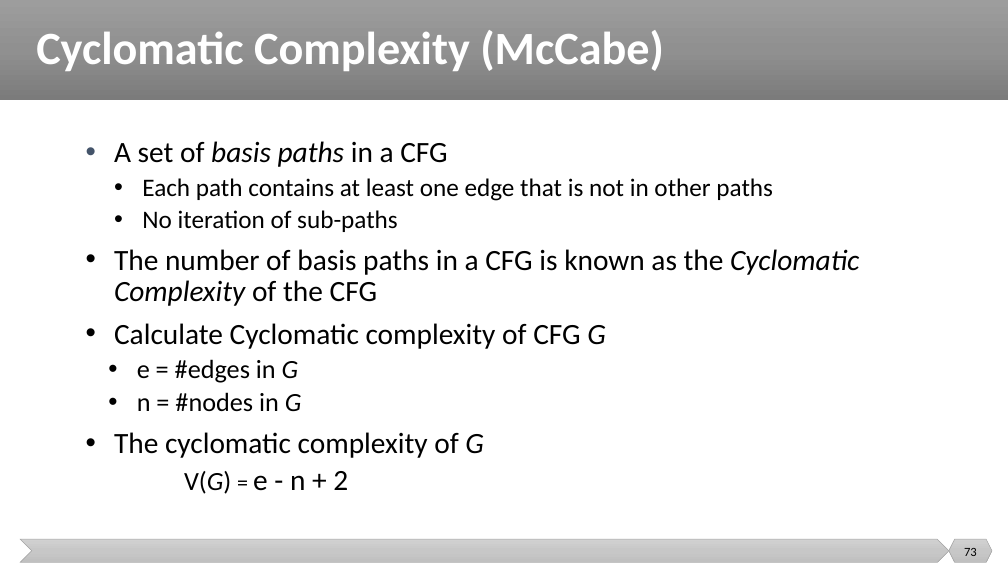
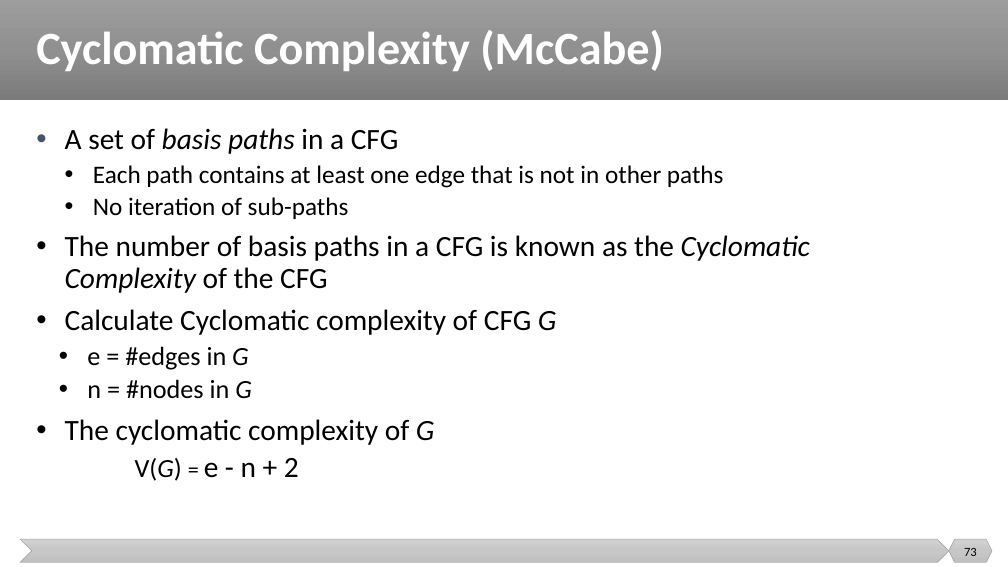
Before and after one commit to malenezi/malenezi, a slide deck: slide 73 of new_SE401/Lectures/7-Test Design Techniques/Structural Testing.pptx. Drawn at 1008x567 pixels with LibreOffice and Linux fonts; fonts in the diff are those of the drawing. Boxes give left, top, right and bottom in pixels: in the first picture for what was removed or moved away, otherwise in the second. Text is boxed around its words. In the diff, an @@ line names an element or a change of style, - is before the commit and + after.

```diff
--- a/new_SE401/Lectures/7-Test Design Techniques/Structural Testing.pptx
+++ b/new_SE401/Lectures/7-Test Design Techniques/Structural Testing.pptx
@@ text "A set of basis paths ...": place and size @@
-text "A set of basis paths ..." at bbox=[114, 141, 859, 494]
+text "A set of basis paths ..." at bbox=[65, 128, 810, 481]
```
Also in this commit, not shown: 7 other slides changed, 2 slides removed.
